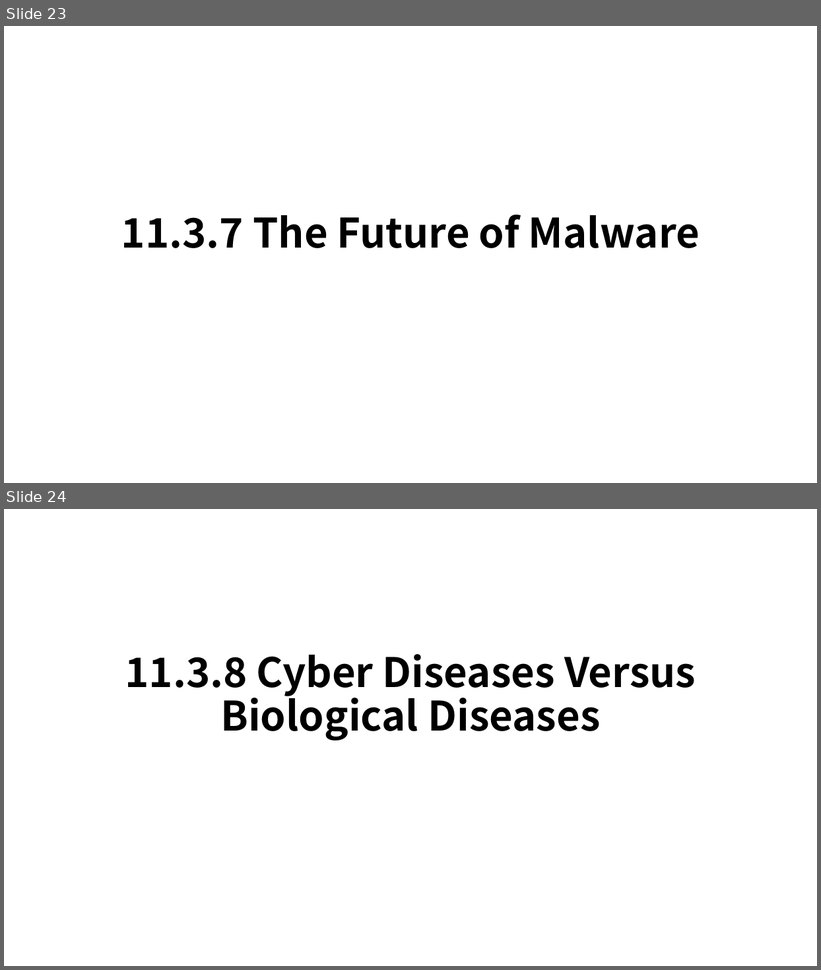
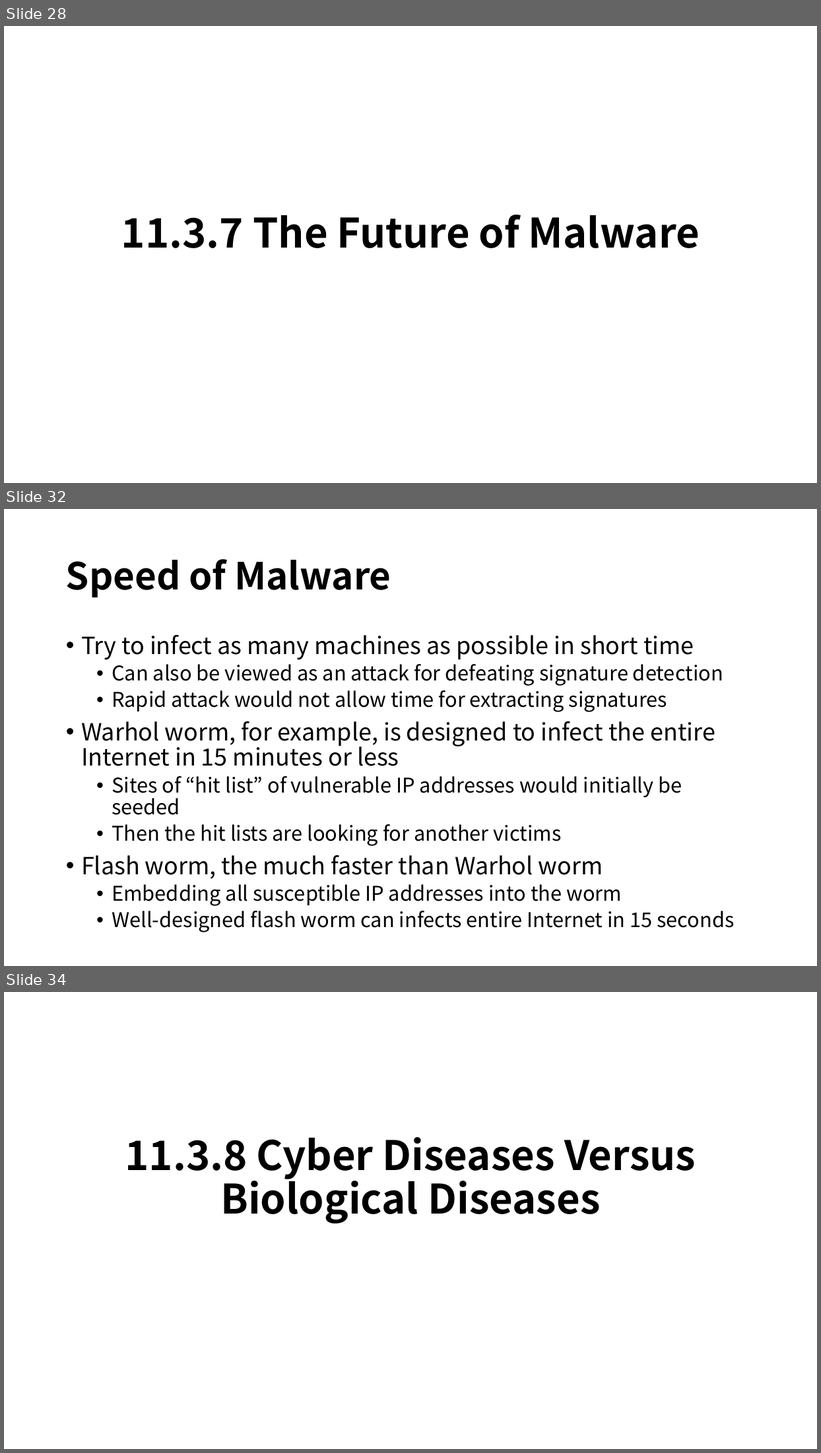
Before and after one commit to b1011dong/InformationSecutiryStudy, a slide deck: HW4/Malware.pptx. Shown one above the other, each under a label of ours: slides 23 and 24 before the commit, slides 28, 32 and 34 after it; the slides between them are not shown. The pictures are 821x970 and 821x1453 pixels, drawn with LibreOffice and Linux fonts; fonts in the diff are those of the drawing. Boxes give left, top, right and bottom in pixels: in the first picture for what was removed or moved away, otherwise in the second. Text is boxed around its words. In the diff, an @@ line names an element or a change of style, - is before the commit and + after.

```diff
--- a/HW4/Malware.pptx
+++ b/HW4/Malware.pptx
@@ slide 32 added at [4,509,817,966], background #FFFFFF @@
@@ title added at [66,559,391,597], 44 pt, text #000000, bold @@
+Speed of Malware
@@ text added at [81,635,734,933], 24 pt, text #000000 @@
+• Try to infect as many machines as possible in short time
+  • Can also be viewed as an attack for defeating signature detection
+  • Rapid attack would not allow time for extracting signatures
+• Warhol worm, for example, is designed to infect the entire Internet in 15 minutes or less
+  • Sites of “hit list” of vulnerable IP addresses would initially be seeded
+  • Then the hit lists are looking for another victims
+• Flash worm, the much faster than Warhol worm
+  • Embedding all susceptible IP addresses into the worm
+  • Well-designed flash worm can infects entire Internet in 15 seconds
@@ what was slide 23 is now slide 28 @@
@@ what was slide 24 is now slide 34 @@
```
Also in this commit, not shown: 1 slide changed, 10 other slides added.
